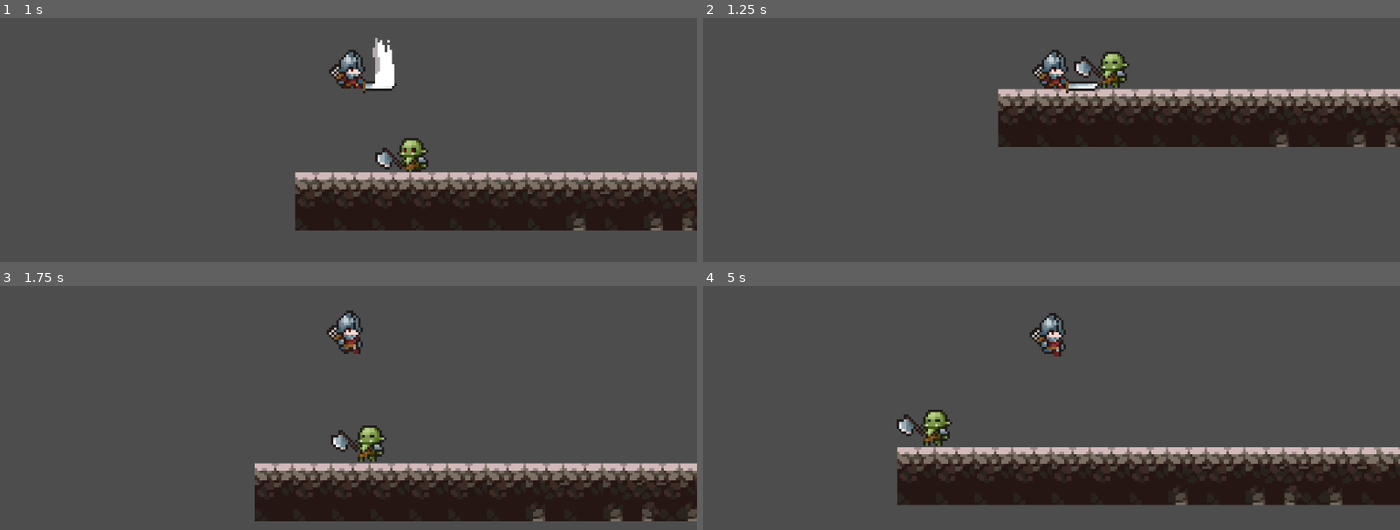
Above: before the commit, frames 1-4 (two rows, left to right).
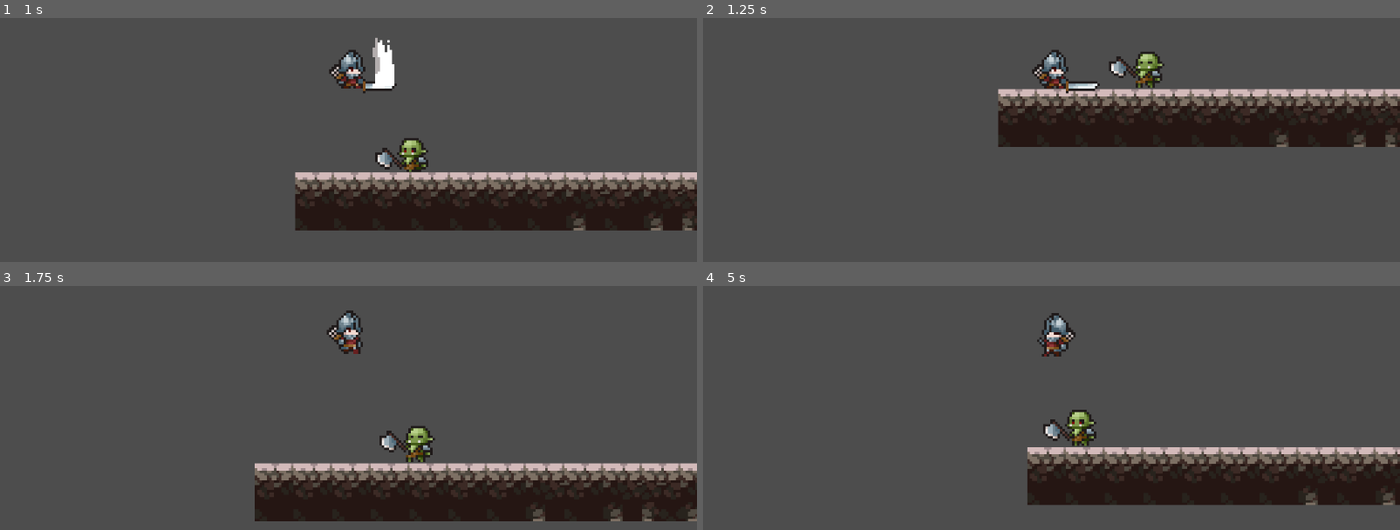
Above: after the commit, the same moments.

Repository: navyukth/2d-platformerr
Game: Godot game, scene res://Scenes/world.tscn
The game is run twice, just before and just after one commit, with the same random seed, the same clock (stepped at 60 frames per second) and the same inputs.
Inputs:
- Up to frame 1 (1 s): tap Enter (ui_accept) at 0.5, 0.77 s; hold D (Right) from 0.53 s (still down); hold X (Attack_heavy) from 0.53 s (still down)
- Up to frame 2 (1.25 s): keep holding D (Right); keep holding X (Attack_heavy)
- Up to frame 3 (1.75 s): keep holding D (Right); release X (Attack_heavy) at 1.28 s; tap Z (Attack_lite) at 1.35 s; tap Enter (ui_accept) at 1.52 s
- Up to frame 4 (5 s): release D (Right) at 2.03 s; hold X (Attack_heavy) 2.03-2.78 s; hold A (Left) 2.03-4.28 s; tap Z (Attack_lite) at 2.85, 4.35 s; tap Enter (ui_accept) at 3.02, 3.77, 4.52 s; hold X (Attack_heavy) 3.53-4.28 s; hold D (Right) from 4.28 s (still down)

Frame 1 is identical in both runs. In frame 2, 1.2% of the frame differs, in the area x 53-67%, y 13-29%; in frame 3, 1.3%; in frame 4, 8.5%, in the area x 27-100%, y 11-90%.

Commit message:
Player stun state doneee!!

Diff:
--- a/Scenes/orc.tscn
+++ b/Scenes/orc.tscn
@@ -103,8 +103,8 @@
 vframes = 6
 
 [node name="HurtBox" parent="Sprite2D" instance=ExtResource("4_rhmfq")]
-visible = false
 position = Vector2(1, 7)
+monitorable = false
 
 [node name="CollisionShape2D" type="CollisionShape2D" parent="Sprite2D/HurtBox"]
 position = Vector2(11, -6)
@@ -112,12 +112,12 @@
 debug_color = Color(0.859895, 0.179219, 0, 0.42)
 
 [node name="CollisionShape2D" type="CollisionShape2D" parent="."]
-visible = false
 position = Vector2(0, -7)
 shape = SubResource("CircleShape2D_f4ng7")
 
 [node name="HitBox" parent="." instance=ExtResource("3_1pdlp")]
-visible = false
+collision_mask = 0
+monitoring = false
 
 [node name="CollisionShape2D" type="CollisionShape2D" parent="HitBox"]
 position = Vector2(0, -6)
--- a/Scenes/player.tscn
+++ b/Scenes/player.tscn
@@ -8,6 +8,7 @@
 [ext_resource type="Script" path="res://Scripts/StateMachine/Player/state_walk.gd" id="5_7sgm3"]
 [ext_resource type="Script" path="res://Scripts/StateMachine/Player/state_attack.gd" id="6_v13hb"]
 [ext_resource type="PackedScene" uid="uid://djjrxmku8yjb5" path="res://Scenes/GenralNodes/hit_box.tscn" id="8_mwrav"]
+[ext_resource type="Script" path="res://Scripts/StateMachine/Player/State_stun.gd" id="8_pythe"]
 
 [sub_resource type="CircleShape2D" id="CircleShape2D_ynn77"]
 radius = 7.0
@@ -42,6 +43,23 @@
 "values": [Vector2(0, 0)]
 }
 
+[sub_resource type="Animation" id="Animation_3c17e"]
+resource_name = "Stun"
+length = 0.6
+step = 0.2
+tracks/0/type = "value"
+tracks/0/imported = false
+tracks/0/enabled = true
+tracks/0/path = NodePath("Sprite2D:frame")
+tracks/0/interp = 1
+tracks/0/loop_wrap = true
+tracks/0/keys = {
+"times": PackedFloat32Array(0, 0.2, 0.4, 0.6),
+"transitions": PackedFloat32Array(1, 1, 1, 1),
+"update": 1,
+"values": [45, 46, 47, 48]
+}
+
 [sub_resource type="Animation" id="Animation_tl6dt"]
 resource_name = "attack_heavy"
 step = 0.1
@@ -136,6 +154,7 @@
 [sub_resource type="AnimationLibrary" id="AnimationLibrary_73rok"]
 _data = {
 "RESET": SubResource("Animation_h5104"),
+"Stun": SubResource("Animation_3c17e"),
 "attack_heavy": SubResource("Animation_tl6dt"),
 "attack_lite": SubResource("Animation_byhe2"),
 "idle": SubResource("Animation_057e7"),
@@ -161,6 +180,7 @@
 unique_name_in_owner = true
 collision_mask = 256
 monitoring = false
+monitorable = false
 
 [node name="CollisionShape2D" type="CollisionShape2D" parent="Sprite2D/AttackHurtBox"]
 position = Vector2(14, -8)
@@ -185,8 +205,13 @@
 [node name="attack" type="Node" parent="StateMachine"]
 script = ExtResource("6_v13hb")
 
+[node name="Stun" type="Node" parent="StateMachine"]
+script = ExtResource("8_pythe")
+
 [node name="HitBox" parent="." instance=ExtResource("8_mwrav")]
 collision_layer = 2
+collision_mask = 0
+monitoring = false
 
 [node name="CollisionShape2D" type="CollisionShape2D" parent="HitBox"]
 shape = SubResource("CircleShape2D_3ngcr")
--- a/Scripts/StateMachine/Enemies/enemy_state_stun.gd
+++ b/Scripts/StateMachine/Enemies/enemy_state_stun.gd
@@ -9,7 +9,7 @@
 @export var next_state : EnemyState
 
 var _damage_positon : Vector2
-var _direction : int
+var _direction : float
 var _animation_finshed  : bool = false
 
 func init() -> void:
--- a/Scripts/StateMachine/Player/State.gd
+++ b/Scripts/StateMachine/Player/State.gd
@@ -1,10 +1,14 @@
 class_name State extends Node
 
 static var player : Player
+static var state_machine: PlayerStateMachine
 
 # Called when the node enters the scene tree for the first time.
 func _ready() -> void:
 	pass # Replace with function body.
+
+func init() -> void:
+	pass
 
 func Enter() -> void:
 	pass
--- /dev/null
+++ b/Scripts/StateMachine/Player/State_stun.gd
@@ -0,0 +1,52 @@
+class_name StateStun extends State
+
+@export var knockback_speed : float = 200.0
+@export var decelerate_speed : float = 10.0
+@export var invulnerable_duration : float = 1.0
+
+@onready var idle: StateIdle = $"../Idle"
+
+var next_state : State = null
+
+var hurt_box : HurtBox
+var directon : Vector2
+
+
+func init() -> void:
+	player.player_damages.connect(_player_damage)
+	pass
+
+func _ready() -> void:
+	pass
+
+func Enter() -> void:
+	print("Entring Stun State")
+	player.animation_player.animation_finished.connect(_animation_finished)
+
+	directon.x = player.global_position.direction_to(hurt_box.global_position).x
+	player.velocity.x = directon.x * -knockback_speed
+	player.UpdateAnimation("Stun")
+	player.MakeInvunerable( invulnerable_duration )
+
+	pass
+
+func Exit() ->void:
+	next_state=null
+	player.animation_player.animation_finished.disconnect(_animation_finished)
+	pass
+# Called every frame. 'delta' is the elapsed time since the previous frame.
+func Process(_delta: float) -> State:
+	player.velocity.x -= player.velocity.x * decelerate_speed * _delta
+	return next_state
+
+func Physics(_delta: float) ->State:
+	return null
+
+
+func _player_damage(_hurtbox: HurtBox) ->void:
+	hurt_box = _hurtbox
+	state_machine.ChangeState(self)
+	pass
+
+func _animation_finished(_a : String) ->void:
+	next_state = idle
--- a/Scripts/StateMachine/Player/player_state_machine.gd
+++ b/Scripts/StateMachine/Player/player_state_machine.gd
@@ -8,7 +8,6 @@
 func _ready() -> void:
 	process_mode = Node.PROCESS_MODE_DISABLED
 	pass # Replace with function body.
-
 
 # Called every frame. 'delta' is the elapsed time since the previous frame.
 func _process(delta):
@@ -31,10 +30,17 @@
 		if c is State:
 			states.append(c)
 
-		if states.size() > 0:
-			states[0].player = _player
-			ChangeState(states[0])
-			process_mode=Node.PROCESS_MODE_INHERIT
+	if states.size() == 0:
+		return
+
+	states[0].player = _player
+	states[0].state_machine = self
+
+	for states in states:
+		states.init()
+
+	ChangeState(states[0])
+	process_mode=Node.PROCESS_MODE_INHERIT
 
 
 func ChangeState(new_state : State)->void:
--- a/Scripts/StateMachine/Player/state_attack.gd
+++ b/Scripts/StateMachine/Player/state_attack.gd
@@ -13,18 +13,20 @@
 @export var move_speed :float =100.0
 var attacking : bool = false
 
+func _ready() -> void:
+	pass
+
 func Enter() ->void:
 	print("Entring Attack State")
 	attack_hurt_box.monitoring = true
 	attacking = true
-	if attacking ==true:
-		if  player.attacktype=="heavy":
-			player.UpdateAnimation("attack_heavy")
-			animation_player.animation_finished.connect(EndAttack)
+	if  player.attacktype=="heavy":
+		player.UpdateAnimation("attack_heavy")
+		animation_player.animation_finished.connect(EndAttack)
 
-		elif player.attacktype=="lite":
-			player.UpdateAnimation("attack_lite")
-			animation_player.animation_finished.connect(EndAttack)
+	elif player.attacktype=="lite":
+		player.UpdateAnimation("attack_lite")
+		animation_player.animation_finished.connect(EndAttack)
 	pass
 
 func Exit() ->void:
--- a/Scripts/StateMachine/Player/state_idle.gd
+++ b/Scripts/StateMachine/Player/state_idle.gd
@@ -3,6 +3,8 @@
 @onready var walk: StateWalk = $"../walk"
 @onready var attack: StateAttack = $"../attack"
 
+func _ready() -> void:
+	pass
 
 func Enter() ->void:
 	player.UpdateAnimation("idle")
--- a/Scripts/StateMachine/Player/state_walk.gd
+++ b/Scripts/StateMachine/Player/state_walk.gd
@@ -5,6 +5,8 @@
 
 @export var move_speed :float =100.0
 
+func _ready() -> void:
+	pass
 
 func Enter() ->void:
 	if player.direction < 0:
--- a/Scripts/player.gd
+++ b/Scripts/player.gd
@@ -1,6 +1,7 @@
 class_name Player extends CharacterBody2D
 
 const JUMP_VELOCITY = -300.0
+
 @onready var animation_player: AnimationPlayer = $AnimationPlayer
 @onready var state_machine: PlayerStateMachine = $StateMachine
 @onready var sprite_2d: Sprite2D = $Sprite2D
@@ -49,6 +50,7 @@
 		return
 	UpdateHp( -hurt_box.damage)
 	print("Player Took damage: ",hurt_box.damage)
+
 	if hp > 0 :
 		player_damages.emit(hurt_box)
 	else:
@@ -61,4 +63,11 @@
 	pass
 
 func MakeInvunerable( _duration : float = 1.0) ->void:
+	invulnerable = true
+	hit_box.monitoring = false
+
+	await get_tree().create_timer( _duration ).timeout
+
+	invulnerable = false
+	hit_box.monitoring = true
 	pass
Not shown: 1 places in Scenes/player.tscn that only renumber resources
